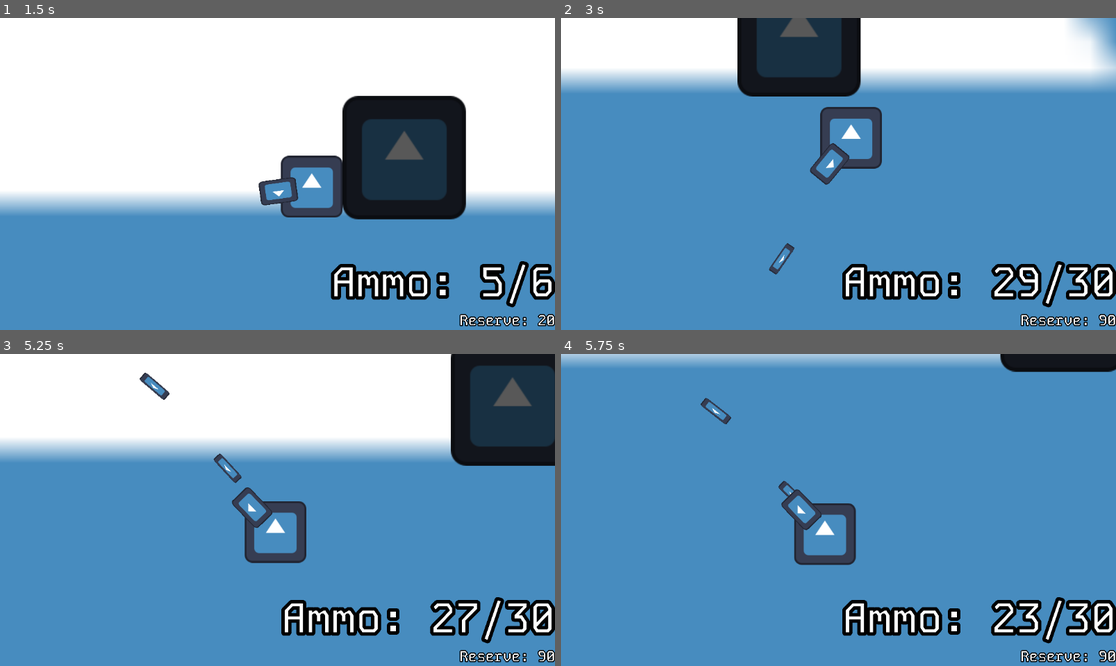
Above: before the commit, frames 1-4 (two rows, left to right).
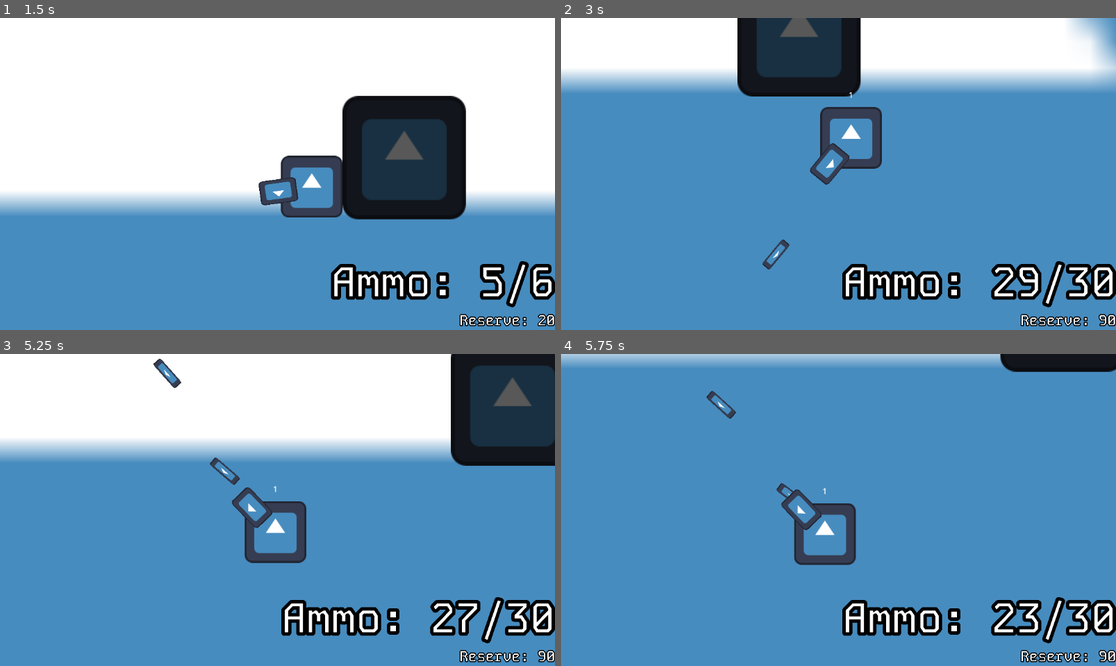
Above: after the commit, the same moments.

Repository: Shuflduf/MultiMurder
Game: Godot game, scene res://scenes/main.tscn
Same seed, same stepped clock (60 frames per second), same inputs: the game is played once before the commit and once after it. This scene is started directly instead of the project's main scene. The engine's default icon, where the game draws it, is replaced by a stand-in: a white triangle on a blue panel in a dark square.
Inputs (mouse positions are in pixels of both pictures, inside the frame that each line leads up to):
- Up to frame 1 (1.5 s): tap Enter at 0.5 s; move the mouse to (399, 158) at 0.52 s; press the mouse at (399, 158) at 0.53 s; hold D (right) 0.53-1.28 s; move the mouse to (166, 189) at 1.27 s; release the mouse at (166, 189) at 1.28 s; hold S (down) from 1.28 s (still down); tap 1 (switch_1) at 1.35 s
- Up to frame 2 (3 s): move the mouse to (894, 105) at 2.02 s; release S (down) at 2.03 s; hold D (right) 2.03-2.78 s; hold 2 (switch_2) 2.03-2.78 s; move the mouse to (810, 236) at 2.77 s; hold W (up) from 2.78 s (still down); click (810, 236) at 2.85 s
- Up to frame 3 (5.25 s): move the mouse to (444, 556) at 3.52 s; release W (up) at 3.53 s; hold 1 (switch_1) 3.53-4.28 s; hold A (left) 3.53-5.03 s; move the mouse to (111, 463) at 4.27 s; tap 2 (switch_2) at 4.35 s; move the mouse to (305, 510) at 5.02 s; press the mouse at (305, 510) at 5.03 s; hold S (down) from 5.03 s (still down)
- Up to frame 4 (5.75 s): keep holding S (down)

Frame 1 is identical in both runs. In frame 2, 0.2% of the frame differs, in the area x 36-53%, y 23-83%; in frame 3, 0.5%, in the area x 25-50%, y 1-45%; in frame 4, 0.3%.

Commit message:
backup mcommit incase i mess up

Diff:
--- a/scenes/player.tscn
+++ b/scenes/player.tscn
@@ -50,3 +50,10 @@
 
 [node name="MultiplayerSynchronizer" type="MultiplayerSynchronizer" parent="."]
 replication_config = SubResource("SceneReplicationConfig_kwgq4")
+
+[node name="Name" type="Label" parent="."]
+offset_left = -20.0
+offset_top = -101.0
+offset_right = 20.0
+offset_bottom = -78.0
+horizontal_alignment = 1
--- a/scripts/guns/base_gun.gd
+++ b/scripts/guns/base_gun.gd
@@ -21,10 +21,14 @@
 signal fired
 
 func _ready() -> void:
+	if !is_multiplayer_authority():
+		return
 	ammo = clip
 	look_at(get_global_mouse_position())
 
 func _unhandled_input(event: InputEvent) -> void:
+	if !is_multiplayer_authority():
+		return
 	if event is InputEventMouseMotion:
 		look_at(get_global_mouse_position())
 
@@ -37,6 +41,8 @@
 
 
 func _process(delta: float) -> void:
+	if !is_multiplayer_authority():
+		return
 	if shoot_cooldown >= 0:
 		shoot_cooldown -= delta
 	else:
--- a/scripts/main.gd
+++ b/scripts/main.gd
@@ -15,6 +15,7 @@
 		Global.gameType.Host:
 			multiplayer_peer.create_server(port)
 			print("Host")
+			multiplayer.multiplayer_peer = multiplayer_peer
 			add_player(1)
 
 			multiplayer_peer.peer_connected.connect(
@@ -24,17 +25,18 @@
 					rpc_id(new_peer_id, "add_previously_connected_player", connected_ids)
 					add_player(new_peer_id)
 			)
+
 		Global.gameType.Join:
 			multiplayer_peer.create_client(ADDRESS, port)
+			multiplayer.multiplayer_peer = multiplayer_peer
 			print("Client")
 
-
-	multiplayer.multiplayer_peer = multiplayer_peer
 
 func add_player(peer_id):
 	connected_ids.append(peer_id)
 	var player = preload("res://scenes/player.tscn").instantiate()
 	player.set_multiplayer_authority(peer_id)
+	player.name = str(peer_id)
 	add_child(player, true)
 
 @rpc
--- a/scripts/player.gd
+++ b/scripts/player.gd
@@ -3,6 +3,7 @@
 @onready var camera: Camera2D = $Camera2D
 @onready var weapon_parent: Node2D = $Weapon
 @onready var hud: Control = $CanvasLayer/HUD
+@onready var name_label: Label = $Name
 
 @export var weapons: Array[PackedScene]
 
@@ -25,6 +26,7 @@
 
 
 func _ready() -> void:
+	name_label.text = str(get_multiplayer_authority())
 	for gun in weapons:
 		weapon_parent.add_child(gun.instantiate())
 	for gun in weapon_parent.get_children():
